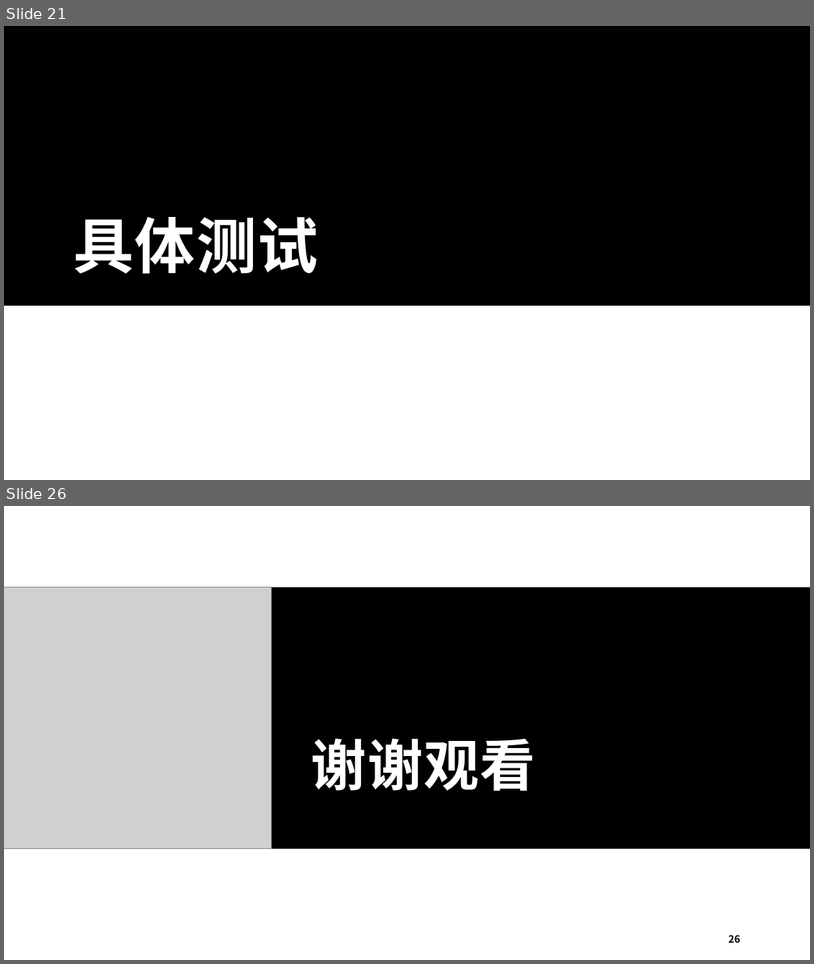
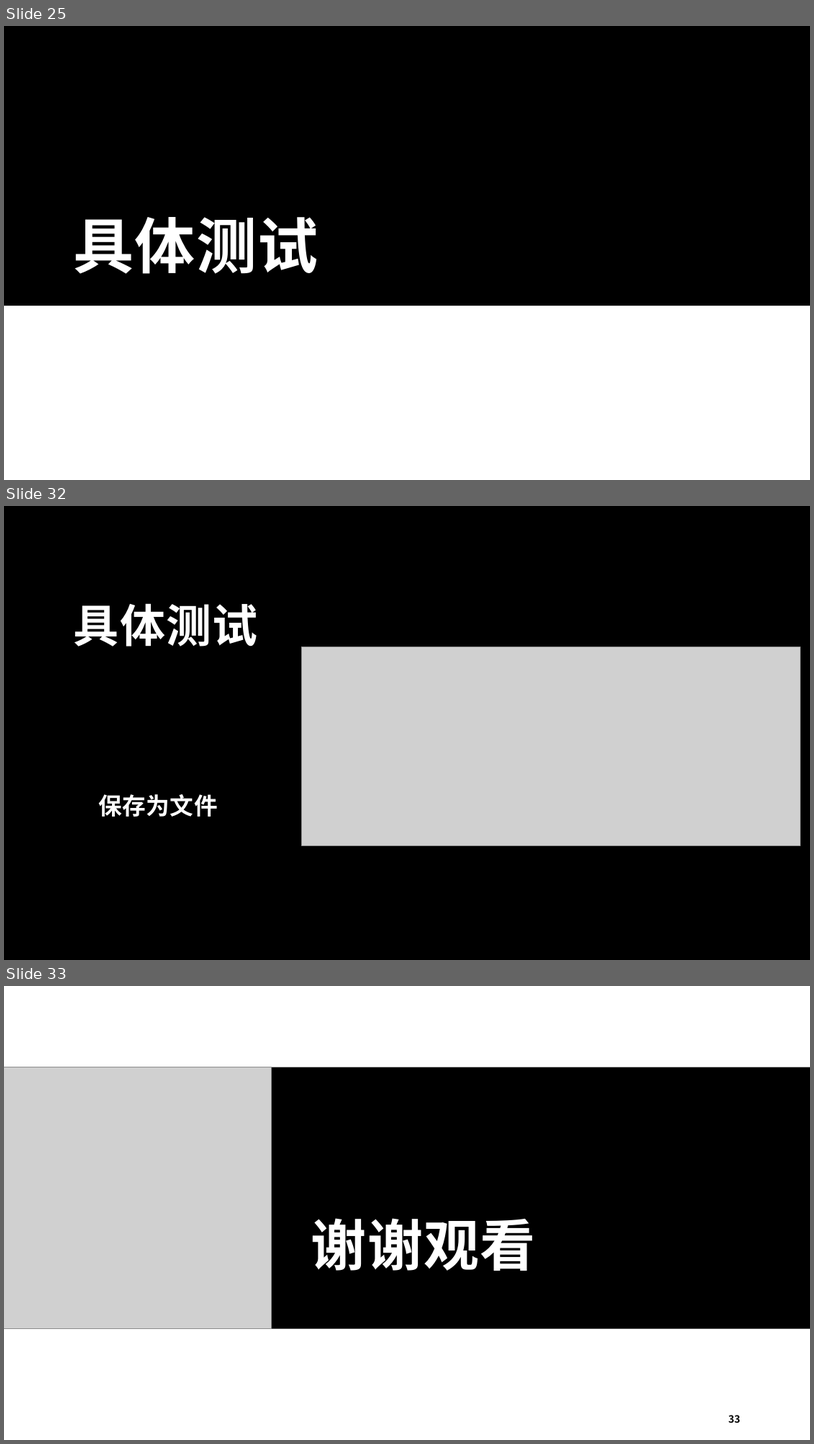
Before and after one commit to thenobody996/C-Project, a slide deck: 项目文档/PBLF项目.pptx. Shown one above the other, each under a label of ours: slides 21 and 26 before the commit, slides 25, 32 and 33 after it; the slides between them are not shown. The pictures are 814x964 and 814x1444 pixels, drawn with LibreOffice and Linux fonts; fonts in the diff are those of the drawing; grey boxes stand for pictures. Boxes give left, top, right and bottom in pixels: in the first picture for what was removed or moved away, otherwise in the second. Text is boxed around its words. In the diff, an @@ line names an element or a change of style, - is before the commit and + after.

```diff
--- a/项目文档/PBLF项目.pptx
+++ b/项目文档/PBLF项目.pptx
@@ slide 32 added at [4,506,810,960], background #000000 @@
@@ title added at [74,603,258,646], 54 pt, text #FFFFFF, bold @@
+具体测试
@@ picture added at [302,647,801,845] @@
@@ text added at [98,794,217,816], 28 pt, text #FFFFFF, bold @@
+保存为文件
@@ what was slide 21 is now slide 25 @@
@@ what was slide 26 is now slide 33 @@
@@ page number at [729,1414,741,1423]: text changed @@
-26
+33
```
Also in this commit, not shown: 1 slide changed, 10 other slides added, 4 slides removed.
